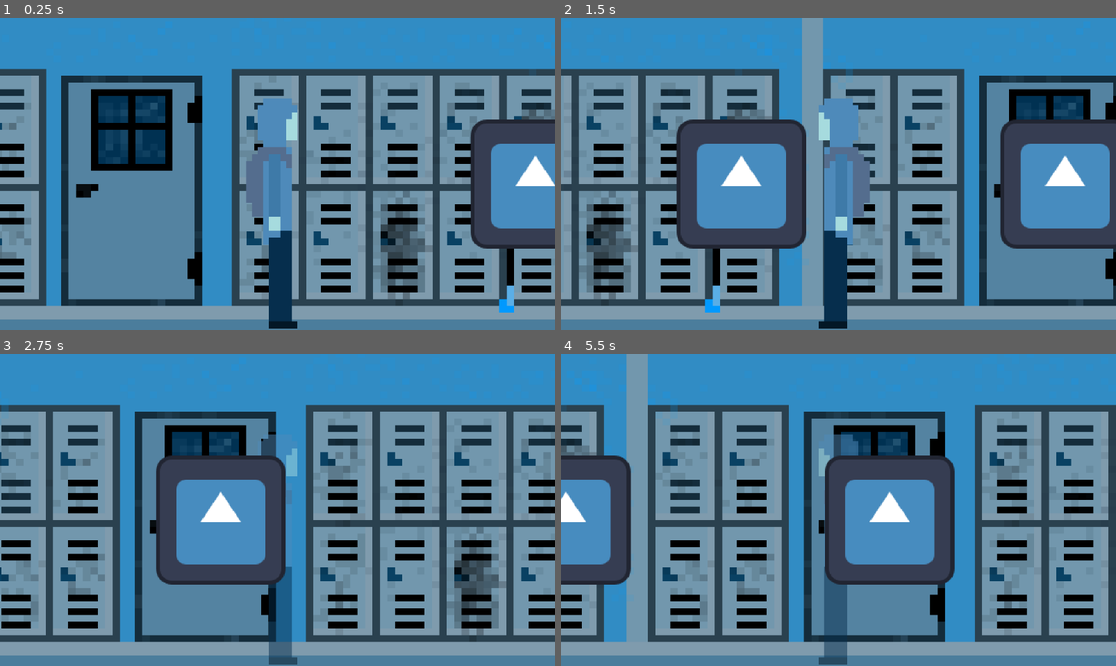
Above: before the commit, frames 1-4 (two rows, left to right).
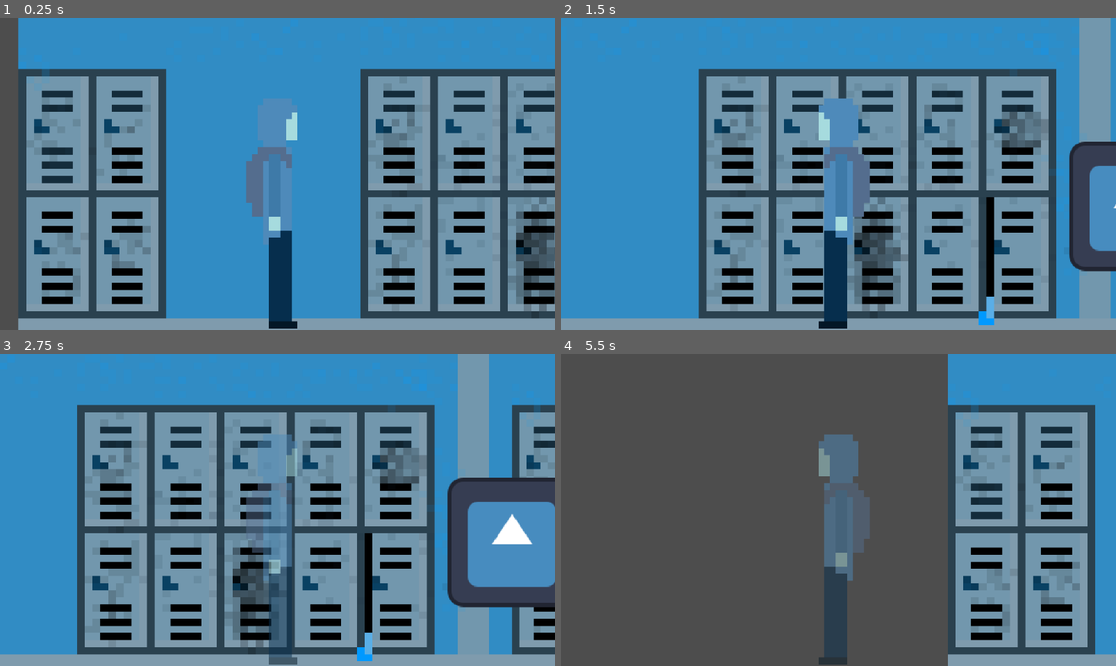
Above: after the commit, the same moments.

Repository: DragonNestKing1/Silent-Shifts
Game: Godot game, scene res://game.tscn
The game is run twice, just before and just after one commit, with the same random seed, the same clock (stepped at 60 frames per second) and the same inputs. Before the commit the project starts from res://background.tscn. The engine's default icon, where the game draws it, is replaced by a stand-in: a white triangle on a blue panel in a dark square.
Inputs:
- Up to frame 1 (0.25 s): no input
- Up to frame 2 (1.5 s): tap Enter at 0.5 s; hold D (right) 0.53-1.28 s; tap Space (invisibility toggle) at 0.6, 1.35 s; hold A (left) from 1.28 s (still down)
- Up to frame 3 (2.75 s): release A (left) at 2.03 s; hold D (right) from 2.03 s (still down); tap Space (invisibility toggle) at 2.1 s
- Up to frame 4 (5.5 s): tap Space (invisibility toggle) every 0.75 s from 2.85 to 5.1 s; release D (right) at 3.53 s; hold A (left) from 3.53 s (still down)

The runs differ from the first frame. In frame 1, 61% of the frame differs, in the area x 0-100%, y 0-100%; in frame 2, 66%; in frame 3, 70%; in frame 4, 82%.

Commit message:
Silent Shifts V 0.03
Added new variety to the hallways.

Diff:
--- a/background.tscn
+++ b/background.tscn
@@ -1,31 +1,22 @@
 [gd_scene load_steps=4 format=3 uid="uid://dsxxohplbqdt"]
 
-[ext_resource type="PackedScene" uid="uid://b5fv402jfajl8" path="res://character.tscn" id="1_30faw"]
 [ext_resource type="Texture2D" uid="uid://cbbsi28pvef0" path="res://HALLWAY.webp" id="1_c6w5i"]
-[ext_resource type="PackedScene" uid="uid://cb4gesb1xua3k" path="res://obstacle.tscn" id="3_4588n"]
+[ext_resource type="Texture2D" uid="uid://b6l54mkewufxx" path="res://blue-hallway-lockers.png" id="2_6ssfl"]
+[ext_resource type="Texture2D" uid="uid://bmwjpgkb4qsqh" path="res://blue-hallway-no-door.png" id="3_b7dh2"]
 
 [node name="Background" type="Node2D"]
 
 [node name="Sprite2D" type="Sprite2D" parent="."]
-position = Vector2(-1.52588e-05, 5.72205e-06)
-scale = Vector2(0.524286, 0.478571)
+position = Vector2(-96, -16)
+scale = Vector2(0.502857, 0.502857)
 texture = ExtResource("1_c6w5i")
 
-[node name="Sprite2D2" type="Sprite2D" parent="."]
-position = Vector2(704, 3.25261e-19)
-scale = Vector2(0.524286, 0.478571)
-texture = ExtResource("1_c6w5i")
+[node name="Blue-hallway-lockers" type="Sprite2D" parent="."]
+position = Vector2(640, -16)
+scale = Vector2(7.68, 7.04)
+texture = ExtResource("2_6ssfl")
 
-[node name="Sprite2D3" type="Sprite2D" parent="."]
-position = Vector2(1408, -1.36424e-12)
-scale = Vector2(0.524286, 0.478571)
-texture = ExtResource("1_c6w5i")
-
-[node name="CharacterBody2D" parent="." instance=ExtResource("1_30faw")]
-position = Vector2(1, 22)
-
-[node name="Obstacle" parent="." instance=ExtResource("3_4588n")]
-position = Vector2(256, 0)
-
-[node name="Obstacle2" parent="." instance=ExtResource("3_4588n")]
-position = Vector2(576, 0)
+[node name="Blue-hallway-no-door" type="Sprite2D" parent="."]
+position = Vector2(-832, -16)
+scale = Vector2(7.68, 7.04)
+texture = ExtResource("3_b7dh2")
--- /dev/null
+++ b/game.tscn
@@ -0,0 +1,17 @@
+[gd_scene load_steps=4 format=3 uid="uid://nl27dil6gloh"]
+
+[ext_resource type="PackedScene" uid="uid://dsxxohplbqdt" path="res://background.tscn" id="1_jpbj2"]
+[ext_resource type="PackedScene" uid="uid://b5fv402jfajl8" path="res://character.tscn" id="2_7ek61"]
+[ext_resource type="PackedScene" uid="uid://cb4gesb1xua3k" path="res://obstacle.tscn" id="3_3ws3d"]
+
+[node name="GAME" type="Node2D"]
+
+[node name="Background" parent="." instance=ExtResource("1_jpbj2")]
+
+[node name="CharacterBody2D" parent="." instance=ExtResource("2_7ek61")]
+position = Vector2(-960, 0)
+
+[node name="Obstacle" parent="." instance=ExtResource("3_3ws3d")]
+position = Vector2(-448, 0)
+
+[node name="Obstacle2" parent="." instance=ExtResource("3_3ws3d")]
--- a/project.godot
+++ b/project.godot
@@ -11,7 +11,7 @@
 [application]
 
 config/name="Silent Shifts"
-run/main_scene="res://background.tscn"
+run/main_scene="res://game.tscn"
 config/features=PackedStringArray("4.2", "Forward Plus")
 config/icon="res://icon.svg"
 
Binary file added: blue-hallway-lockers.png
Not shown, added: blue-hallway-lockers.png.import
Binary file added: blue-hallway-no-door.png
Not shown, added: blue-hallway-no-door.png.import
